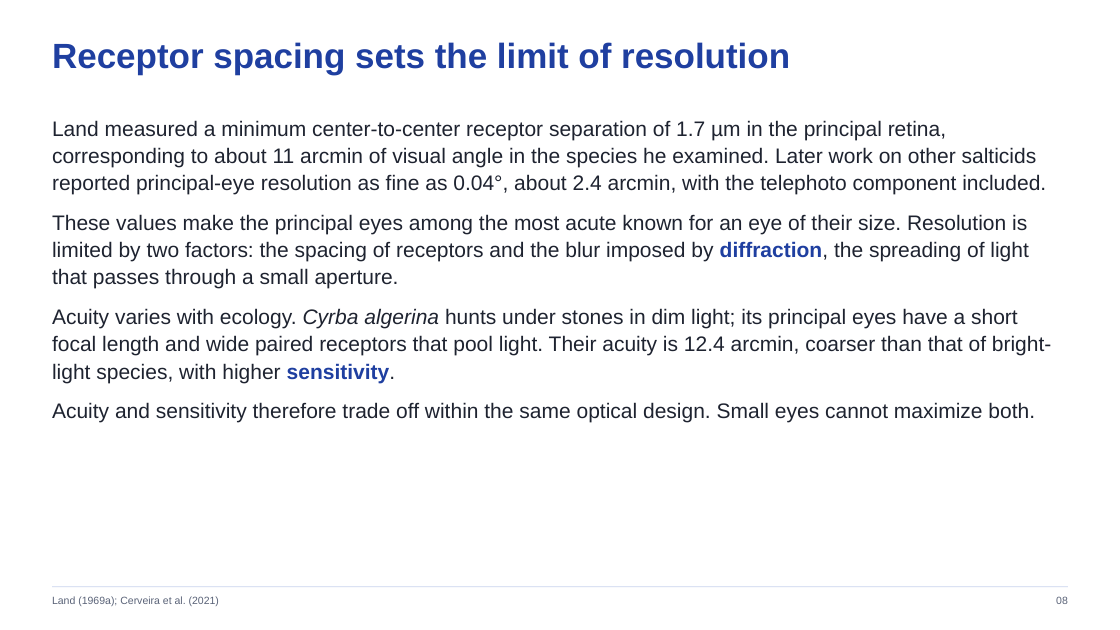
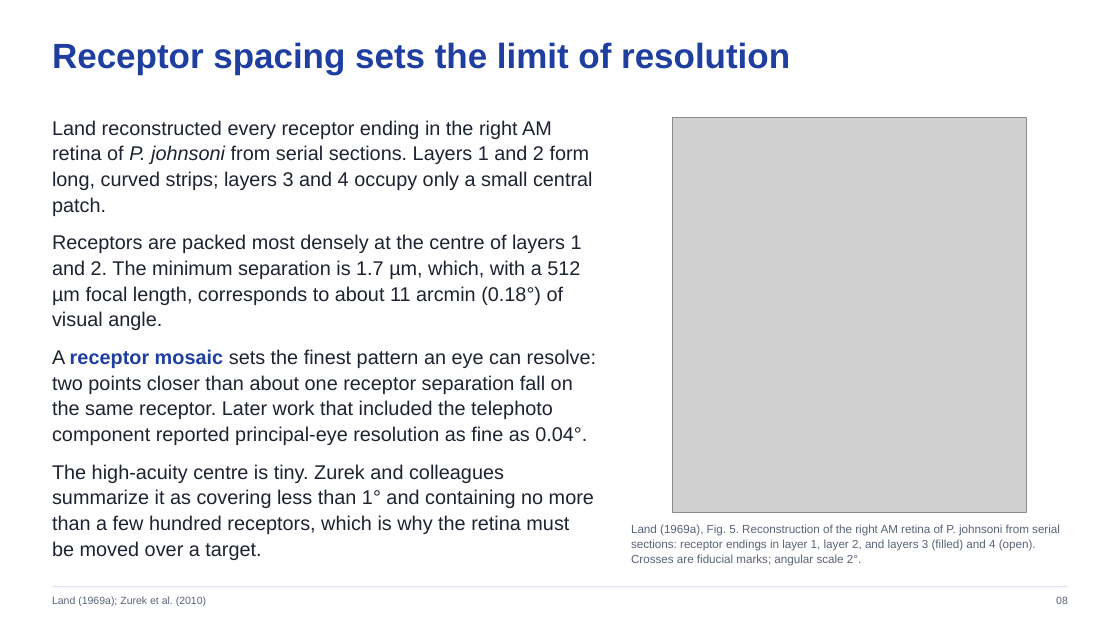
Before and after one commit to jordanxxlopez/NEUROETHOLOGY, a slide deck: slide 8 of lectures/L12/Neuroethology_Lecture12_FA2026.pptx. Drawn at 1120x630 pixels with LibreOffice and Linux fonts; fonts in the diff are those of the drawing; grey boxes stand for pictures. Boxes give left, top, right and bottom in pixels: in the first picture for what was removed or moved away, otherwise in the second. Text is boxed around its words. In the diff, an @@ line names an element or a change of style, - is before the commit and + after.

```diff
--- a/lectures/L12/Neuroethology_Lecture12_FA2026.pptx
+++ b/lectures/L12/Neuroethology_Lecture12_FA2026.pptx
@@ picture added at (673, 118, 1027, 513) @@
@@ text removed at (52, 120, 1051, 423) @@
-Land measured a minimum center-to-center receptor separation of 1.7 µm in the principal retina, corresponding to about 11 arcmin of visual angle in the species he examined. Later work on other salticids reported principal-eye resolution as fine as 0.04°, about 2.4 arcmin, with the telephoto component included.
-These values make the principal eyes among the most acute known for an eye of their size. Resolution is limited by two factors: the spacing of receptors and the blur imposed by diffraction, the spreading of light that passes through a small aperture.
-Acuity varies with ecology. Cyrba algerina hunts under stones in dim light; its principal eyes have a short focal length and wide paired receptors that pool light. Their acuity is 12.4 arcmin, coarser than that of bright-light species, with higher sensitivity.
-Acuity and sensitivity therefore trade off within the same optical design. Small eyes cannot maximize both.
@@ text added at (52, 120, 597, 560), 17 pt, text #1E2330 @@
+Land reconstructed every receptor ending in the right AM retina of P. johnsoni from serial sections. Layers 1 and 2 form long, curved strips; layers 3 and 4 occupy only a small central patch.
+Receptors are packed most densely at the centre of layers 1 and 2. The minimum separation is 1.7 µm, which, with a 512 µm focal length, corresponds to about 11 arcmin (0.18°) of visual angle.
+A receptor mosaic sets the finest pattern an eye can resolve: two points closer than about one receptor separation fall on the same receptor. Later work that included the telephoto component reported principal-eye resolution as fine as 0.04°.
+The high-acuity centre is tiny. Zurek and colleagues summarize it as covering less than 1° and containing no more than a few hundred receptors, which is why the retina must be moved over a target.
@@ text added at (631, 524, 1060, 566), 10 pt, text #5A6378 @@
+Land (1969a), Fig. 5. Reconstruction of the right AM retina of P. johnsoni from serial sections: receptor endings in layer 1, layer 2, and layers 3 (filled) and 4 (open). Crosses are fiducial marks; angular scale 2°.
@@ text at (52, 596, 206, 606): text changed @@
-Land (1969a); Cerveira et al. (2021)
+Land (1969a); Zurek et al. (2010)
```
Also in this commit, not shown: 26 other slides changed, 8 slides added, 8 slides removed, 32 other files.
